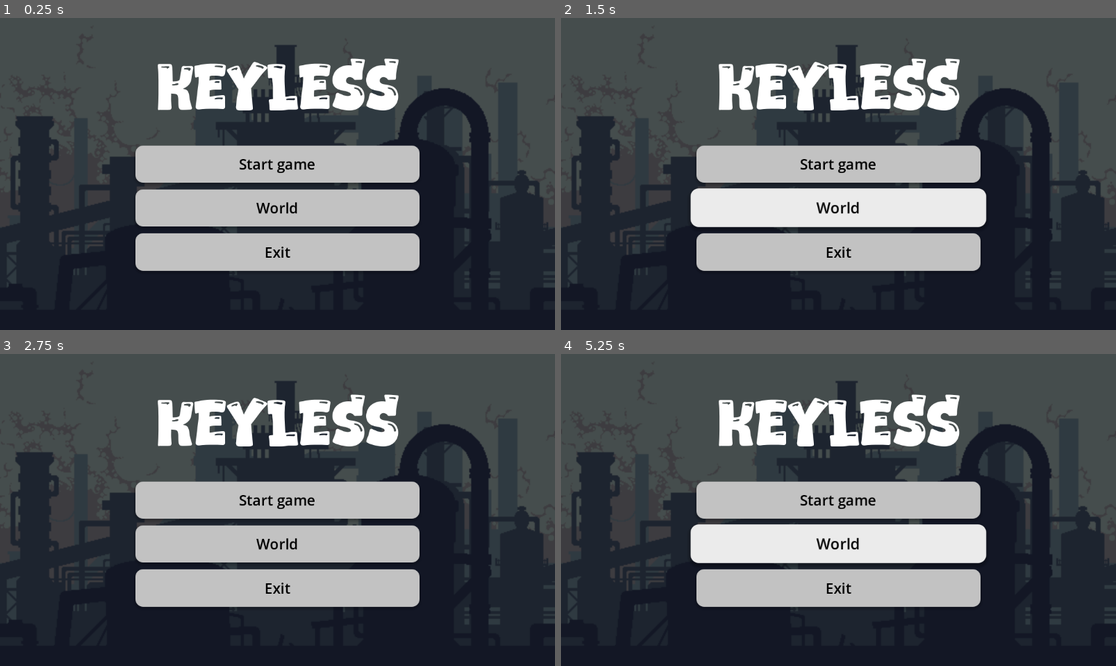
Above: before the commit, frames 1-4 (two rows, left to right).
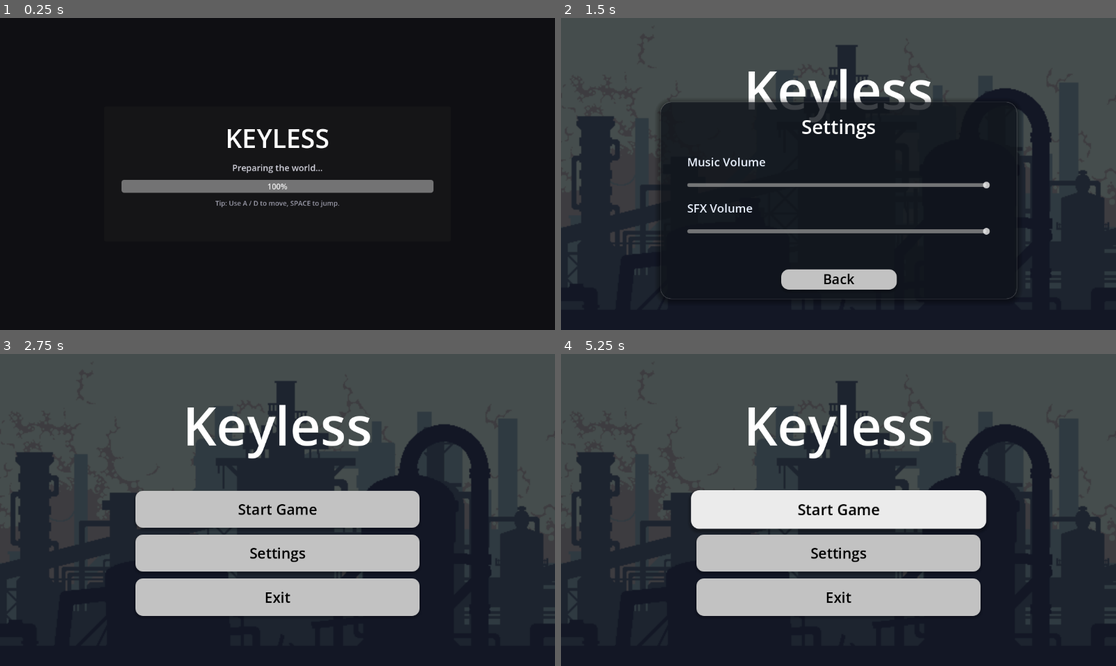
Above: after the commit, the same moments.

Repository: GSalise/Keyless
Game: Godot game, scene res://objects/loading_screen.tscn
Same seed, same stepped clock (60 frames per second), same inputs: the game is played once before the commit and once after it. Before the commit the project starts from res://objects/main_menu.tscn.
Inputs (mouse positions are in pixels of both pictures, inside the frame that each line leads up to):
- Up to frame 1 (0.25 s): no input
- Up to frame 2 (1.5 s): click (838, 208) at 0.5 s, where only the run before the commit has a clickable "World"; click (838, 217) at 1.25 s, where only the run after the commit has a clickable "Settings"
- Up to frame 3 (2.75 s): click (277, 616) at 2 s, where only the run after the commit has a clickable "Back"
- Up to frame 4 (5.25 s): click "Start game" (after the commit: "Start Game") at 2.75 s; click "Start game" (after the commit: "Start Game") at 3.5 s; tap Enter at 4.25 s; move the mouse to (960, 494) at 4.27 s; hold D (move_right) from 4.28 s (still down); tap Space (jump) at 4.35, 4.52, 4.82, 5, 5.1 s; move the mouse to (727, 525) at 5.02 s

The runs differ from the first frame. In frame 1, 75% of the frame differs, in the area x 0-100%, y 0-94%; in frame 2, 31%; in frame 3, 13%; in frame 4, 21%.

Commit message:
feat: added loading screen, bg music & sound effects

Diff:
--- /dev/null
+++ b/objects/audio_controller.gd
@@ -0,0 +1,58 @@
+extends Node2D
+
+@export var mute: bool = false
+
+## Optional: point this at your Player node so we can auto-connect.
+@export var player_path: NodePath
+
+@onready var run_player: AudioStreamPlayer2D = $Run
+@onready var jump_player: AudioStreamPlayer2D = $Jump
+
+var _is_running: bool = false
+
+func _ready() -> void:
+	run_player.finished.connect(_on_run_finished)
+
+	if player_path != NodePath():
+		var player := get_node_or_null(player_path)
+		if player:
+			_connect_player(player)
+
+func _connect_player(player: Node) -> void:
+	# Player is expected to expose these signals.
+	if player.has_signal("started_running"):
+		player.connect("started_running", _on_player_started_running)
+	if player.has_signal("stopped_running"):
+		player.connect("stopped_running", _on_player_stopped_running)
+	if player.has_signal("jumped"):
+		player.connect("jumped", _on_player_jumped)
+
+func _on_player_started_running() -> void:
+	_is_running = true
+	_try_play_run()
+
+func _on_player_stopped_running() -> void:
+	_is_running = false
+	if run_player.playing:
+		run_player.stop()
+
+func _on_player_jumped() -> void:
+	if mute:
+		return
+	if jump_player.playing:
+		jump_player.stop()
+	jump_player.play()
+
+func _on_run_finished() -> void:
+	# Footstep WAVs usually don't loop; replay while still running.
+	if _is_running:
+		_try_play_run()
+
+func _try_play_run() -> void:
+	if mute:
+		return
+	if not _is_running:
+		return
+	if run_player.playing:
+		return
+	run_player.play()
--- /dev/null
+++ b/objects/audio_controller.tscn
@@ -0,0 +1,14 @@
+[gd_scene format=3 uid="uid://b3vjhtbugq11c"]
+
+[ext_resource type="Script" uid="uid://brssntbqw41n1" path="res://objects/audio_controller.gd" id="1_0rbf2"]
+[ext_resource type="AudioStream" uid="uid://dc4bcb08ms0v" path="res://assets/audio/player movement/FootStep/Retro FootStep 03.wav" id="2_hv1yd"]
+[ext_resource type="AudioStream" uid="uid://bvvjkxmpveoq7" path="res://assets/audio/player movement/Bounce Jump/Retro Jump Simple A 01.wav" id="3_46cmc"]
+
+[node name="AudioController" type="Node2D" unique_id=444956114]
+script = ExtResource("1_0rbf2")
+
+[node name="Run" type="AudioStreamPlayer2D" parent="." unique_id=1904692750]
+stream = ExtResource("2_hv1yd")
+
+[node name="Jump" type="AudioStreamPlayer2D" parent="." unique_id=382891032]
+stream = ExtResource("3_46cmc")
--- /dev/null
+++ b/objects/bgMusic.tscn
@@ -0,0 +1,7 @@
+[gd_scene format=3 uid="uid://b5lns3r3immna"]
+
+[ext_resource type="AudioStream" uid="uid://bkn5p0vxpmswt" path="res://assets/audio/bgmusic/Alexandr Zhelanov-Caves of Sorrow.ogg" id="1_m4ja7"]
+
+[node name="AudioStreamPlayer2D" type="AudioStreamPlayer2D" unique_id=172815474]
+stream = ExtResource("1_m4ja7")
+autoplay = true
--- /dev/null
+++ b/objects/loading_screen.gd
@@ -0,0 +1,33 @@
+extends CanvasLayer
+
+
+@onready var progress_bar: ProgressBar = $Center/Card/VBox/ProgressBar
+@export var next_scene_path: String = "res://objects/main_menu.tscn"
+@export var minimum_show_time: float = 1.25
+var progress: Array[float] = []
+var _ready_to_enter_next_scene: bool = false
+var _time_elapsed: float = 0.0
+
+# Called when the node enters the scene tree for the first time.
+func _ready():
+	ResourceLoader.load_threaded_request(next_scene_path)
+
+
+# Called every frame. 'delta' is the elapsed time since the previous frame.
+func _process(delta):
+	_time_elapsed += delta
+	var status = ResourceLoader.load_threaded_get_status(next_scene_path, progress)
+
+	match status:
+		ResourceLoader.THREAD_LOAD_IN_PROGRESS:
+			var pct := 0.0
+			if not progress.is_empty():
+				pct = progress[0] * 100.0
+			progress_bar.value = pct
+		ResourceLoader.THREAD_LOAD_LOADED:
+			progress_bar.value = 100.0
+			_ready_to_enter_next_scene = true
+
+	if _ready_to_enter_next_scene and _time_elapsed >= minimum_show_time:
+		var scene: PackedScene = ResourceLoader.load_threaded_get(next_scene_path)
+		get_tree().change_scene_to_packed(scene)
--- /dev/null
+++ b/objects/loading_screen.tscn
@@ -0,0 +1,61 @@
+[gd_scene format=3 uid="uid://3k5qgj72gf05"]
+
+[ext_resource type="Script" uid="uid://cwn7l6yfvj53h" path="res://objects/loading_screen.gd" id="1_32s80"]
+
+[node name="LoadingScreen" type="CanvasLayer"]
+process_mode = 3
+layer = 100
+script = ExtResource("1_32s80")
+
+[node name="Bg" type="ColorRect" parent="."]
+anchors_preset = 15
+anchor_right = 1.0
+anchor_bottom = 1.0
+grow_horizontal = 2
+grow_vertical = 2
+color = Color(0.06, 0.06, 0.075, 1)
+
+[node name="Center" type="CenterContainer" parent="."]
+anchors_preset = 15
+anchor_right = 1.0
+anchor_bottom = 1.0
+grow_horizontal = 2
+grow_vertical = 2
+
+[node name="Card" type="Panel" parent="Center"]
+custom_minimum_size = Vector2(720, 280)
+
+[node name="VBox" type="VBoxContainer" parent="Center/Card"]
+anchors_preset = 15
+anchor_right = 1.0
+anchor_bottom = 1.0
+offset_left = 36.0
+offset_top = 28.0
+offset_right = -36.0
+offset_bottom = -28.0
+grow_horizontal = 2
+grow_vertical = 2
+theme_override_constants/separation = 12
+
+[node name="Title" type="Label" parent="Center/Card/VBox"]
+theme_override_font_sizes/font_size = 54
+text = "KEYLESS"
+horizontal_alignment = 1
+uppercase = true
+
+[node name="Subtitle" type="Label" parent="Center/Card/VBox"]
+theme_override_font_sizes/font_size = 18
+theme_override_colors/font_color = Color(0.82, 0.82, 0.86, 1)
+text = "Preparing the world…"
+horizontal_alignment = 1
+
+[node name="ProgressBar" type="ProgressBar" parent="Center/Card/VBox"]
+custom_minimum_size = Vector2(0, 24)
+max_value = 100.0
+value = 0.0
+
+[node name="Hint" type="Label" parent="Center/Card/VBox"]
+theme_override_font_sizes/font_size = 14
+theme_override_colors/font_color = Color(0.62, 0.62, 0.68, 1)
+text = "Tip: Use A / D to move, SPACE to jump."
+horizontal_alignment = 1
--- a/objects/main_menu.gd
+++ b/objects/main_menu.gd
@@ -1,6 +1,19 @@
 extends Control
+@onready var main_buttons: VBoxContainer = $MainButtons
+@onready var options: Panel = $Options
+@onready var btn_start: BaseButton = $MainButtons/StartGame
+@onready var btn_settings: BaseButton = $MainButtons/Settings
+@onready var btn_exit: BaseButton = $MainButtons/Exit
+@onready var btn_back: BaseButton = $Options/Back
+@onready var music_slider: HSlider = $Options/SettingsVBox/MusicSlider
+@onready var sfx_slider: HSlider = $Options/SettingsVBox/SfxSlider
+
+const MUSIC_BUS_NAME := "Music"
+const SFX_BUS_NAME := "SFX"
 
 func _setup_button_fx(btn: BaseButton) -> void:
+	if btn == null:
+		return
 	btn.pivot_offset = btn.size / 2.0
 	btn.mouse_entered.connect(func():
 		var t := create_tween()
@@ -25,19 +38,58 @@
 
 # Called when the node enters the scene tree for the first time.
 func _ready() -> void:
+	main_buttons.visible = true
+	options.visible = false
 	await get_tree().process_frame
-	_setup_button_fx($VBoxContainer/Start)
-	_setup_button_fx($VBoxContainer/World)
-	_setup_button_fx($VBoxContainer/Exit)
+	_setup_button_fx(btn_start)
+	_setup_button_fx(btn_settings)
+	_setup_button_fx(btn_exit)
+	_setup_button_fx(btn_back)
+	_sync_sliders_from_audio()
 
 
 func _on_start_pressed() -> void:
-	print("Start pressed")
+	get_tree().change_scene_to_file("res://scenes/World.tscn")
 
 
-func _on_world_pressed() -> void:
-	get_tree().change_scene_to_file("res://scenes/World.tscn")
+func _on_settings_pressed() -> void:
+	main_buttons.visible = false
+	options.visible = true
 
 
 func _on_exit_pressed() -> void:
 	get_tree().quit()
+
+
+
+func _on_back_options_pressed() -> void:
+	options.visible = false
+	main_buttons.visible = true
+
+
+func _on_music_slider_value_changed(value: float) -> void:
+	_set_bus_volume(MUSIC_BUS_NAME, value)
+
+
+func _on_sfx_slider_value_changed(value: float) -> void:
+	_set_bus_volume(SFX_BUS_NAME, value)
+
+
+func _sync_sliders_from_audio() -> void:
+	music_slider.value = _get_bus_volume_linear(MUSIC_BUS_NAME)
+	sfx_slider.value = _get_bus_volume_linear(SFX_BUS_NAME)
+
+
+func _get_bus_volume_linear(bus_name: String) -> float:
+	var bus_index := AudioServer.get_bus_index(bus_name)
+	if bus_index == -1:
+		bus_index = 0
+	return db_to_linear(AudioServer.get_bus_volume_db(bus_index))
+
+
+func _set_bus_volume(bus_name: String, linear_value: float) -> void:
+	var clamped := clampf(linear_value, 0.0, 1.0)
+	var bus_index := AudioServer.get_bus_index(bus_name)
+	if bus_index == -1:
+		bus_index = 0
+	AudioServer.set_bus_volume_db(bus_index, linear_to_db(maxf(clamped, 0.001)))
--- a/objects/main_menu.tscn
+++ b/objects/main_menu.tscn
@@ -2,7 +2,6 @@
 
 [ext_resource type="Script" uid="uid://bmhexchwrmojb" path="res://objects/main_menu.gd" id="1_j4vu4"]
 [ext_resource type="Texture2D" uid="uid://b7gwv7w6a33nb" path="res://assets/background/industrial/Background.png" id="2_3fb3l"]
-[ext_resource type="FontFile" uid="uid://baqhs3crp16yo" path="res://assets/font/Gwenchana.ttf" id="3_kxicu"]
 
 [sub_resource type="StyleBoxTexture" id="StyleBoxTexture_nejgq"]
 texture = ExtResource("2_3fb3l")
@@ -40,8 +39,22 @@
 
 [sub_resource type="StyleBoxEmpty" id="StyleBoxEmpty_t2tg1"]
 
-[node name="MainMenu" type="Control" unique_id=734443422]
-layout_mode = 3
+[sub_resource type="StyleBoxFlat" id="StyleBoxFlat_options"]
+bg_color = Color(0.07, 0.09, 0.12, 0.72)
+corner_radius_top_left = 22
+corner_radius_top_right = 22
+corner_radius_bottom_right = 22
+corner_radius_bottom_left = 22
+border_width_left = 1
+border_width_top = 1
+border_width_right = 1
+border_width_bottom = 1
+border_color = Color(1, 1, 1, 0.14)
+shadow_color = Color(0, 0, 0, 0.35)
+shadow_size = 12
+shadow_offset = Vector2(0, 3)
+
+[node name="MainMenu" type="Control"]
 anchors_preset = 15
 anchor_right = 1.0
 anchor_bottom = 1.0
@@ -49,8 +62,7 @@
 grow_vertical = 2
 script = ExtResource("1_j4vu4")
 
-[node name="Panel" type="Panel" parent="." unique_id=963146377]
-layout_mode = 1
+[node name="Panel" type="Panel" parent="."]
 anchors_preset = 15
 anchor_right = 1.0
 anchor_bottom = 1.0
@@ -58,84 +70,159 @@
 grow_vertical = 2
 theme_override_styles/panel = SubResource("StyleBoxTexture_nejgq")
 
-[node name="VBoxContainer" type="VBoxContainer" parent="." unique_id=1129648283]
-layout_mode = 1
-anchors_preset = 8
-anchor_left = 0.5
-anchor_top = 0.5
-anchor_right = 0.5
-anchor_bottom = 0.5
-offset_left = -295.25
-offset_top = -59.0
-offset_right = 295.25
-offset_bottom = 201.5
-grow_horizontal = 2
-grow_vertical = 2
-theme_override_constants/separation = 14
-
-[node name="Start" type="Button" parent="VBoxContainer" unique_id=1202807044]
-layout_mode = 2
-size_flags_vertical = 3
-theme_override_colors/font_color = Color(0, 0, 0, 1)
-theme_override_colors/font_focus_color = Color(0, 0, 0, 1)
-theme_override_colors/font_pressed_color = Color(0, 0, 0, 1)
-theme_override_colors/font_hover_color = Color(0, 0, 0, 1)
-theme_override_font_sizes/font_size = 30
-theme_override_styles/normal = SubResource("StyleBoxFlat_57rgk")
-theme_override_styles/pressed = SubResource("StyleBoxFlat_pressed")
-theme_override_styles/hover = SubResource("StyleBoxFlat_hover")
-theme_override_styles/focus = SubResource("StyleBoxEmpty_t2tg1")
-text = "Start game"
-
-[node name="World" type="Button" parent="VBoxContainer" unique_id=1428105528]
-layout_mode = 2
-size_flags_vertical = 3
-theme_override_colors/font_color = Color(0, 0, 0, 1)
-theme_override_colors/font_focus_color = Color(0, 0, 0, 1)
-theme_override_colors/font_pressed_color = Color(0, 0, 0, 1)
-theme_override_colors/font_hover_color = Color(0, 0, 0, 1)
-theme_override_font_sizes/font_size = 30
-theme_override_styles/normal = SubResource("StyleBoxFlat_57rgk")
-theme_override_styles/pressed = SubResource("StyleBoxFlat_pressed")
-theme_override_styles/hover = SubResource("StyleBoxFlat_hover")
-theme_override_styles/focus = SubResource("StyleBoxEmpty_t2tg1")
-text = "World
-"
-
-[node name="Exit" type="Button" parent="VBoxContainer" unique_id=549841537]
-layout_mode = 2
-size_flags_vertical = 3
-theme_override_colors/font_color = Color(0, 0, 0, 1)
-theme_override_colors/font_focus_color = Color(0, 0, 0, 1)
-theme_override_colors/font_pressed_color = Color(0, 0, 0, 1)
-theme_override_colors/font_hover_color = Color(0, 0, 0, 1)
-theme_override_font_sizes/font_size = 30
-theme_override_styles/normal = SubResource("StyleBoxFlat_57rgk")
-theme_override_styles/pressed = SubResource("StyleBoxFlat_pressed")
-theme_override_styles/hover = SubResource("StyleBoxFlat_hover")
-theme_override_styles/focus = SubResource("StyleBoxEmpty_t2tg1")
-text = "Exit
-
-"
-
-[node name="Label" type="Label" parent="." unique_id=487108426]
-layout_mode = 1
+[node name="Title" type="Label" parent="."]
 anchors_preset = 5
 anchor_left = 0.5
 anchor_right = 0.5
-offset_left = -252.5
+offset_left = -260.0
 offset_top = 72.0
-offset_right = 252.5
-offset_bottom = 209.0
-grow_horizontal = 2
-theme_override_colors/font_shadow_color = Color(0, 0, 0, 0)
-theme_override_constants/shadow_offset_y = 10
-theme_override_fonts/font = ExtResource("3_kxicu")
-theme_override_font_sizes/font_size = 119
+offset_right = 260.0
+offset_bottom = 190.0
+grow_horizontal = 2
+theme_override_font_sizes/font_size = 110
 text = "Keyless"
 horizontal_alignment = 1
 vertical_alignment = 1
 
-[connection signal="pressed" from="VBoxContainer/Start" to="." method="_on_start_pressed"]
-[connection signal="pressed" from="VBoxContainer/World" to="." method="_on_world_pressed"]
-[connection signal="pressed" from="VBoxContainer/Exit" to="." method="_on_exit_pressed"]
+[node name="MainButtons" type="VBoxContainer" parent="."]
+anchors_preset = 8
+anchor_left = 0.5
+anchor_top = 0.5
+anchor_right = 0.5
+anchor_bottom = 0.5
+offset_left = -295.25
+offset_top = -40.0
+offset_right = 295.25
+offset_bottom = 220.0
+grow_horizontal = 2
+grow_vertical = 2
+theme_override_constants/separation = 14
+
+[node name="StartGame" type="Button" parent="MainButtons"]
+size_flags_vertical = 3
+theme_override_colors/font_color = Color(0, 0, 0, 1)
+theme_override_colors/font_focus_color = Color(0, 0, 0, 1)
+theme_override_colors/font_pressed_color = Color(0, 0, 0, 1)
+theme_override_colors/font_hover_color = Color(0, 0, 0, 1)
+theme_override_font_sizes/font_size = 30
+theme_override_styles/normal = SubResource("StyleBoxFlat_57rgk")
+theme_override_styles/pressed = SubResource("StyleBoxFlat_pressed")
+theme_override_styles/hover = SubResource("StyleBoxFlat_hover")
+theme_override_styles/focus = SubResource("StyleBoxEmpty_t2tg1")
+text = "Start Game"
+
+[node name="Settings" type="Button" parent="MainButtons"]
+size_flags_vertical = 3
+theme_override_colors/font_color = Color(0, 0, 0, 1)
+theme_override_colors/font_focus_color = Color(0, 0, 0, 1)
+theme_override_colors/font_pressed_color = Color(0, 0, 0, 1)
+theme_override_colors/font_hover_color = Color(0, 0, 0, 1)
+theme_override_font_sizes/font_size = 30
+theme_override_styles/normal = SubResource("StyleBoxFlat_57rgk")
+theme_override_styles/pressed = SubResource("StyleBoxFlat_pressed")
+theme_override_styles/hover = SubResource("StyleBoxFlat_hover")
+theme_override_styles/focus = SubResource("StyleBoxEmpty_t2tg1")
+text = "Settings"
+
+[node name="Exit" type="Button" parent="MainButtons"]
+size_flags_vertical = 3
+theme_override_colors/font_color = Color(0, 0, 0, 1)
+theme_override_colors/font_focus_color = Color(0, 0, 0, 1)
+theme_override_colors/font_pressed_color = Color(0, 0, 0, 1)
+theme_override_colors/font_hover_color = Color(0, 0, 0, 1)
+theme_override_font_sizes/font_size = 30
+theme_override_styles/normal = SubResource("StyleBoxFlat_57rgk")
+theme_override_styles/pressed = SubResource("StyleBoxFlat_pressed")
+theme_override_styles/hover = SubResource("StyleBoxFlat_hover")
+theme_override_styles/focus = SubResource("StyleBoxEmpty_t2tg1")
+text = "Exit"
+
+[node name="Options" type="Panel" parent="."]
+visible = false
+anchors_preset = 8
+anchor_left = 0.5
+anchor_top = 0.5
+anchor_right = 0.5
+anchor_bottom = 0.5
+offset_left = -370.5
+offset_top = -150.0
+offset_right = 370.5
+offset_bottom = 260.0
+grow_horizontal = 2
+grow_vertical = 2
+theme_override_styles/panel = SubResource("StyleBoxFlat_options")
+
+[node name="OptionsTitle" type="Label" parent="Options"]
+anchors_preset = 10
+anchor_right = 1.0
+offset_top = 24.0
+offset_bottom = 80.0
+grow_horizontal = 2
+theme_override_font_sizes/font_size = 40
+text = "Settings"
+horizontal_alignment = 1
+vertical_alignment = 1
+
+[node name="SettingsVBox" type="VBoxContainer" parent="Options"]
+anchors_preset = 15
+anchor_right = 1.0
+anchor_bottom = 1.0
+offset_left = 56.0
+offset_top = 108.0
+offset_right = -56.0
+offset_bottom = -88.0
+grow_horizontal = 2
+grow_vertical = 2
+theme_override_constants/separation = 16
+
+[node name="MusicLabel" type="Label" parent="Options/SettingsVBox"]
+theme_override_font_sizes/font_size = 24
+theme_override_colors/font_color = Color(0.92, 0.95, 1, 1)
+text = "Music Volume"
+
+[node name="MusicSlider" type="HSlider" parent="Options/SettingsVBox"]
+custom_minimum_size = Vector2(0, 30)
+max_value = 1.0
+step = 0.01
+value = 0.8
+
+[node name="SfxLabel" type="Label" parent="Options/SettingsVBox"]
+theme_override_font_sizes/font_size = 24
+theme_override_colors/font_color = Color(0.92, 0.95, 1, 1)
+text = "SFX Volume"
+
+[node name="SfxSlider" type="HSlider" parent="Options/SettingsVBox"]
+custom_minimum_size = Vector2(0, 30)
+max_value = 1.0
+step = 0.01
+value = 0.8
+
+[node name="Back" type="Button" parent="Options"]
+anchors_preset = 7
+anchor_left = 0.5
+anchor_top = 1.0
+anchor_right = 0.5
+anchor_bottom = 1.0
+offset_left = -120.0
+offset_top = -62.0
+offset_right = 120.0
+offset_bottom = -20.0
+grow_horizontal = 2
+size_flags_vertical = 3
+theme_override_colors/font_color = Color(0, 0, 0, 1)
+theme_override_colors/font_focus_color = Color(0, 0, 0, 1)
+theme_override_colors/font_pressed_color = Color(0, 0, 0, 1)
+theme_override_colors/font_hover_color = Color(0, 0, 0, 1)
+theme_override_font_sizes/font_size = 28
+theme_override_styles/normal = SubResource("StyleBoxFlat_57rgk")
+theme_override_styles/pressed = SubResource("StyleBoxFlat_pressed")
+theme_override_styles/hover = SubResource("StyleBoxFlat_hover")
+theme_override_styles/focus = SubResource("StyleBoxEmpty_t2tg1")
+text = "Back"
+
+[connection signal="pressed" from="MainButtons/StartGame" to="." method="_on_start_pressed"]
+[connection signal="pressed" from="MainButtons/Settings" to="." method="_on_settings_pressed"]
+[connection signal="pressed" from="MainButtons/Exit" to="." method="_on_exit_pressed"]
+[connection signal="pressed" from="Options/Back" to="." method="_on_back_options_pressed"]
+[connection signal="value_changed" from="Options/SettingsVBox/MusicSlider" to="." method="_on_music_slider_value_changed"]
+[connection signal="value_changed" from="Options/SettingsVBox/SfxSlider" to="." method="_on_sfx_slider_value_changed"]
--- a/project.godot
+++ b/project.godot
@@ -11,9 +11,13 @@
 [application]
 
 config/name="Keyless"
-run/main_scene="uid://ce84bewuvnhor"
+run/main_scene="uid://3k5qgj72gf05"
 config/features=PackedStringArray("4.6", "Forward Plus")
 config/icon="res://icon.svg"
+
+[autoload]
+
+BgMusic="*uid://b5lns3r3immna"
 
 [input]
 
--- a/scenes/World.tscn
+++ b/scenes/World.tscn
@@ -18,6 +18,7 @@
 [ext_resource type="Script" uid="uid://3mp5s7uw38qd" path="res://scenes/path_follow_2d.gd" id="13_c0d7e"]
 [ext_resource type="Texture2D" uid="uid://ct3t5ctayb5ps" path="res://assets/tiles/industrial/IndustrialTile_27.png" id="14_o1tcx"]
 [ext_resource type="Texture2D" uid="uid://be4coaqgfnb6j" path="res://assets/entities/asset 1/cop1/cop2idle.png" id="18_nthub"]
+[ext_resource type="PackedScene" uid="uid://b3vjhtbugq11c" path="res://objects/audio_controller.tscn" id="19_auctl"]
 
 [sub_resource type="TileSetAtlasSource" id="TileSetAtlasSource_7c4bj"]
 texture = ExtResource("6_ygioq")
@@ -1740,6 +1741,9 @@
 [node name="CharacterBody2D" parent="." unique_id=375027641 instance=ExtResource("1_kqs1s")]
 position = Vector2(0, -126.000015)
 
+[node name="AudioController" parent="." instance=ExtResource("19_auctl")]
+player_path = NodePath("../CharacterBody2D")
+
 [node name="Camera2D" type="Camera2D" parent="CharacterBody2D" unique_id=559551455]
 position = Vector2(22.222221, -266.6665)
 scale = Vector2(518.76746, 5942.194)
@@ -1774,7 +1778,8 @@
 position = Vector2(1.9073486e-06, -2.000002)
 scale = Vector2(0.08068783, 0.09242425)
 texture = ExtResource("18_nthub")
-[node name="Layer1" type="TileMapLayer" parent="TilesScene" unique_id=1410416688]
+
+[node name="Layer2" type="TileMapLayer" parent="TilesScene"]
 use_parent_material = true
 tile_map_data = PackedByteArray("AAD8/wAAUQAGAAAAAAD9/wAAUQAIAAAAAAD+/wAAUQAIAAAAAAD//wAAUQAIAAAAAAAAAAAAUQAIAAAAAAABAA …(3632 unchanged characters)…
 tile_set = SubResource("TileSet_xh2dl")
--- a/scripts/player.gd
+++ b/scripts/player.gd
@@ -6,6 +6,12 @@
 
 @onready var animated_sprite = $AnimatedSprite2D
 
+signal started_running
+signal stopped_running
+signal jumped
+
+var _was_running: bool = false
+
 func _physics_process(delta: float) -> void:
 	# Add the gravity.
 	if not is_on_floor():
@@ -13,6 +19,7 @@
 
 	# Handle jump.
 	if Input.is_action_just_pressed("jump") and is_on_floor():
+		jumped.emit()
 		velocity.y = JUMP_VELOCITY
 
 	# Get the input direction and handle the movement/deceleration.
@@ -36,4 +43,11 @@
 	else:
 		velocity.x = move_toward(velocity.x, 0, SPEED)
 
+	var is_running_now := is_on_floor() and absf(velocity.x) > 0.1
+	if is_running_now and not _was_running:
+		started_running.emit()
+	elif (not is_running_now) and _was_running:
+		stopped_running.emit()
+	_was_running = is_running_now
+
 	move_and_slide()
Not shown, changed: assets/audio/bgmusic/Alexandr Zhelanov-Caves of Sorrow.ogg.import
Not shown, added: objects/audio_controller.gd.uid
Not shown, added: objects/loading_screen.gd.uid
